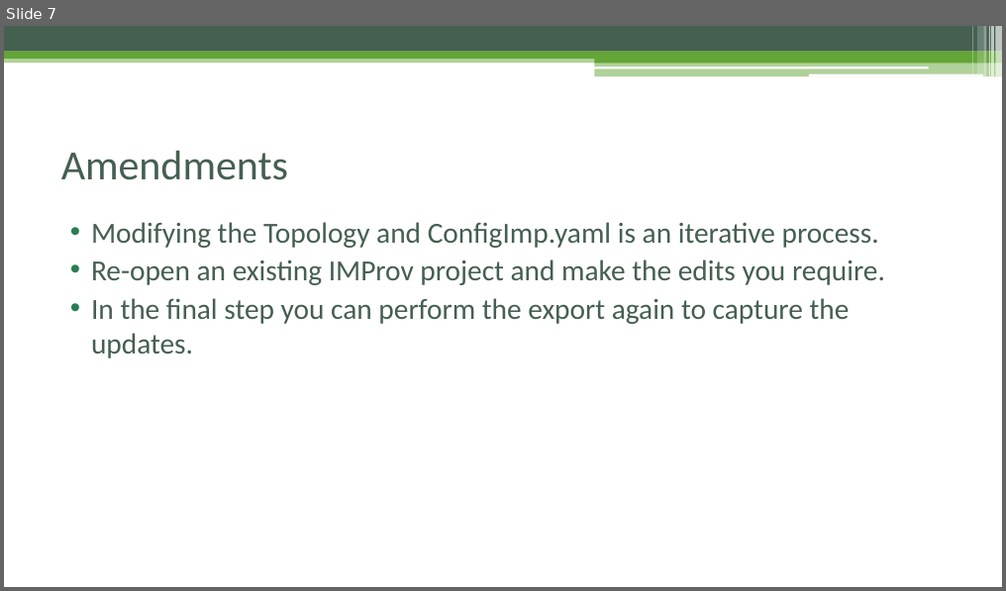
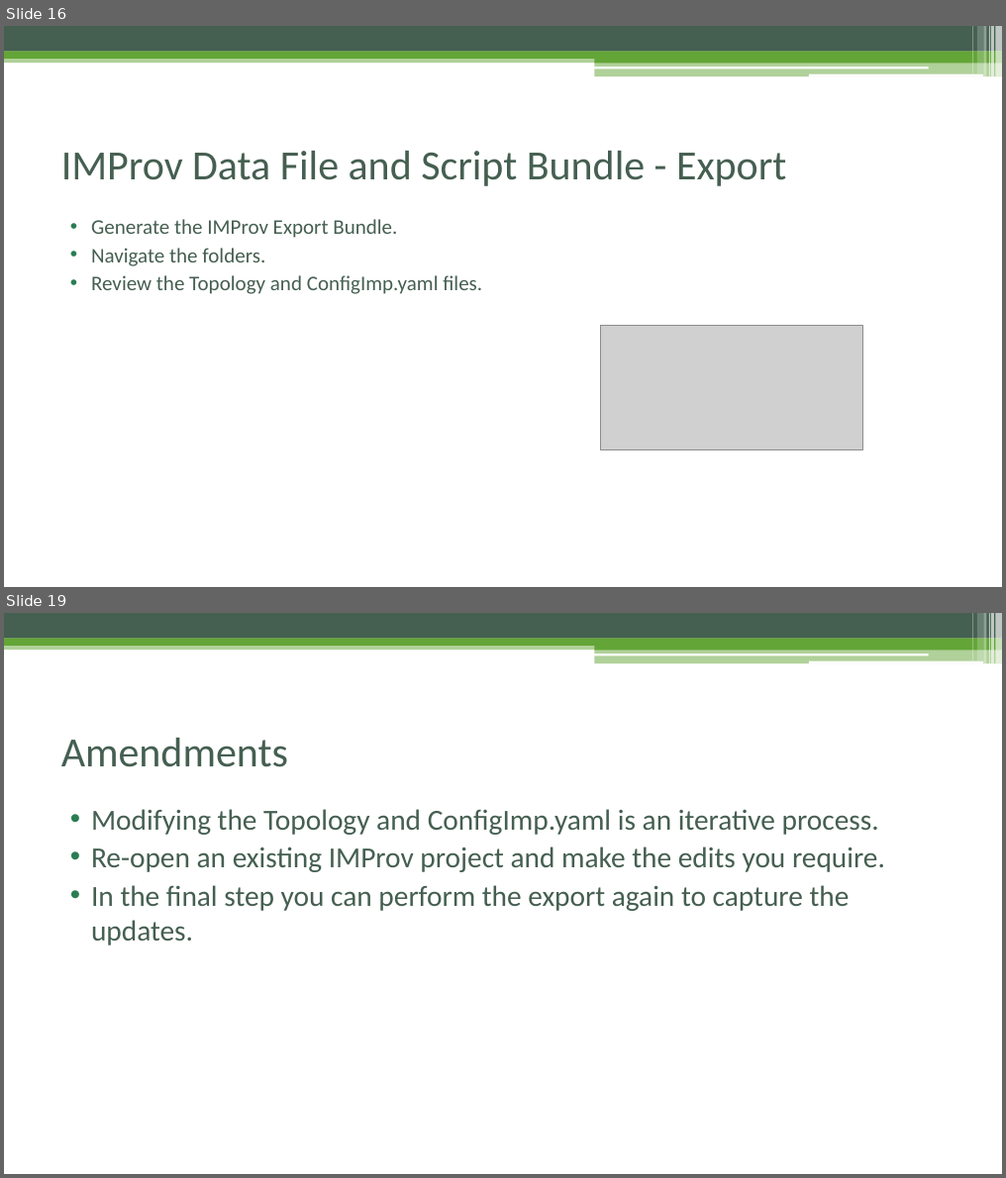
Before and after one commit to pellst/imp_msstudio_init, a slide deck: IMProv_project_prep.pptx. Shown one above the other, each under a label of ours: slide 7 before the commit, slides 16 and 19 after it; the slides between them are not shown. The pictures are 1006x591 and 1006x1178 pixels, drawn with LibreOffice and Linux fonts; fonts in the diff are those of the drawing; grey boxes stand for pictures. Boxes give left, top, right and bottom in pixels: in the first picture for what was removed or moved away, otherwise in the second. Text is boxed around its words. In the diff, an @@ line names an element or a change of style, - is before the commit and + after.

```diff
--- a/IMProv_project_prep.pptx
+++ b/IMProv_project_prep.pptx
@@ slide 16 added at bbox=[4, 26, 1002, 587], background #FFFFFF; not listed: 13 template elements that a slide beside it also shows @@
@@ title added at bbox=[61, 151, 786, 186], 40 pt, text #455F51 @@
+IMProv Data File and Script Bundle - Export
@@ text added at bbox=[91, 219, 482, 294], 20 pt, text #455F51 @@
+• Generate the IMProv Export Bundle.
+• Navigate the folders.
+• Review the Topology and ConfigImp.yaml files.
@@ picture added at bbox=[601, 326, 863, 451] @@
@@ what was slide 7 is now slide 19 @@
```
Also in this commit, not shown: 3 slides changed, 20 other slides added, 3 slides removed.
